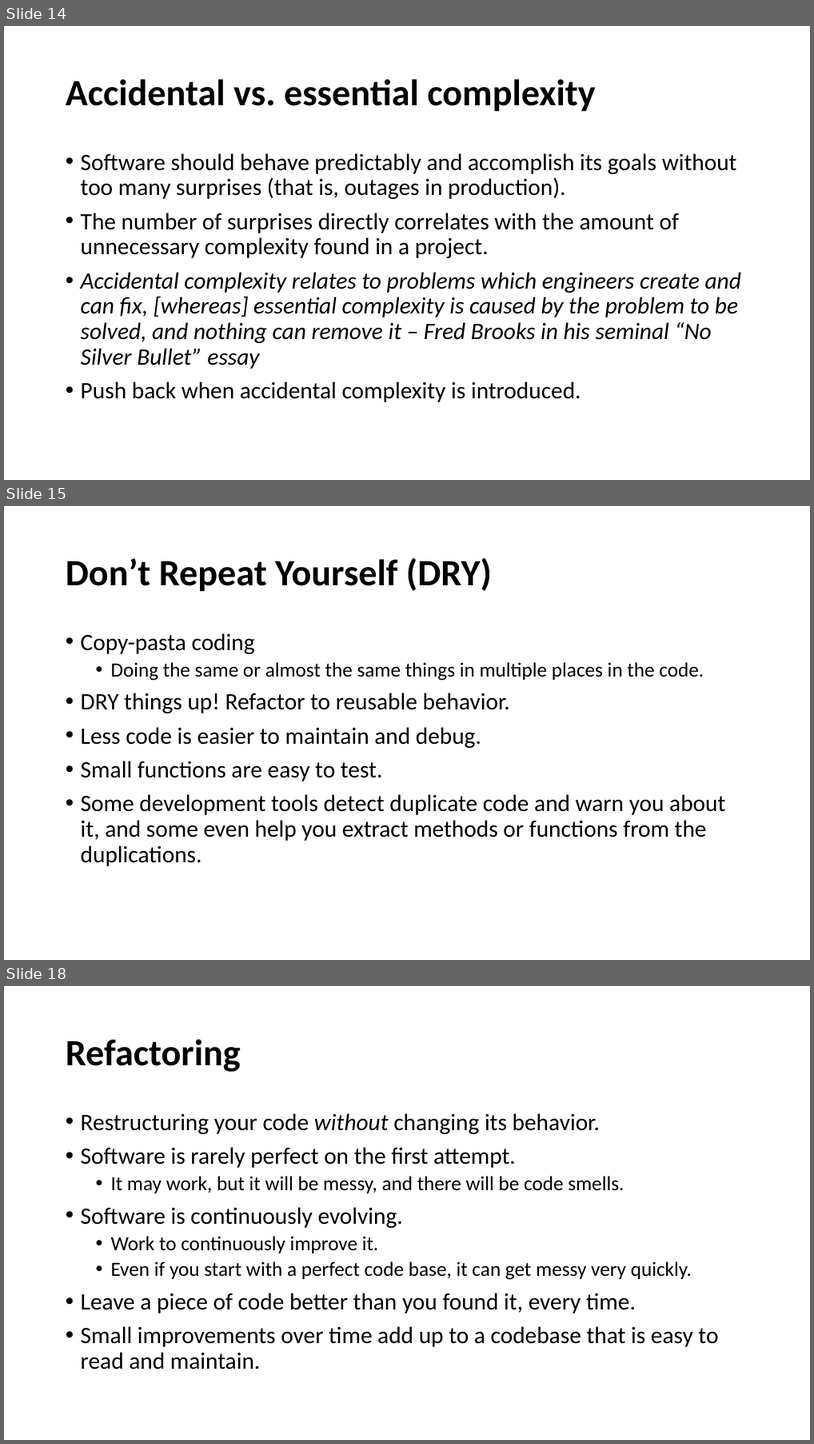
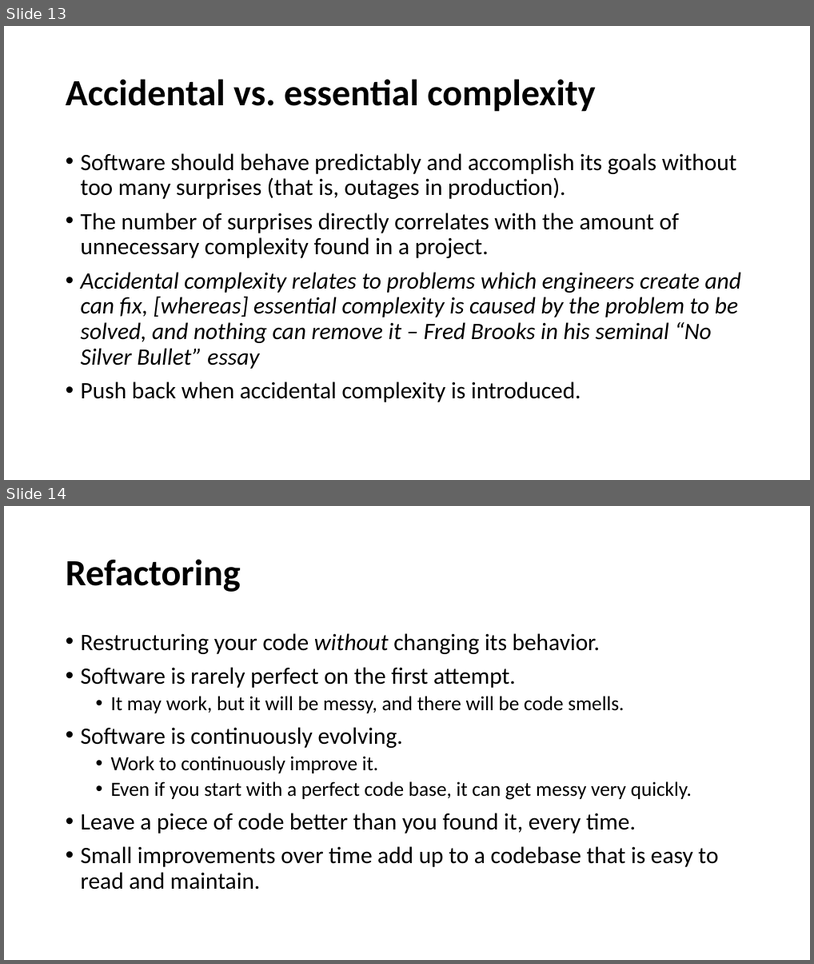
Before and after one commit to cebartling/test-driven, a slide deck: presentations/Introduction to Test-Driven Development.pptx. Shown one above the other, each under a label of ours: slides 14, 15 and 18 before the commit, slides 13 and 14 after it; the slides between them are not shown. The pictures are 814x1444 and 814x964 pixels, drawn with LibreOffice and Linux fonts; fonts in the diff are those of the drawing. Boxes give left, top, right and bottom in pixels: in the first picture for what was removed or moved away, otherwise in the second. Text is boxed around its words. In the diff, an @@ line names an element or a change of style, - is before the commit and + after.

```diff
--- a/presentations/Introduction to Test-Driven Development.pptx
+++ b/presentations/Introduction to Test-Driven Development.pptx
@@ slide 15 removed at (x1=4, y1=506, x2=810, y2=960), background #FFFFFF @@
@@ title removed at (x1=66, y1=558, x2=492, y2=592) @@
-Don’t Repeat Yourself (DRY)
@@ text removed at (x1=81, y1=633, x2=726, y2=866) @@
-• Copy-pasta coding
-  • Doing the same or almost the same things in multiple places in the code.
-• DRY things up! Refactor to reusable behavior.
-• Less code is easier to maintain and debug.
-• Small functions are easy to test.
-• Some development tools detect duplicate code and warn you about it, and some even help you extract methods or functions from the duplications.
@@ what was slide 14 is now slide 13 @@
@@ what was slide 18 is now slide 14 @@
```
Also in this commit, not shown: 3 other slides removed.
